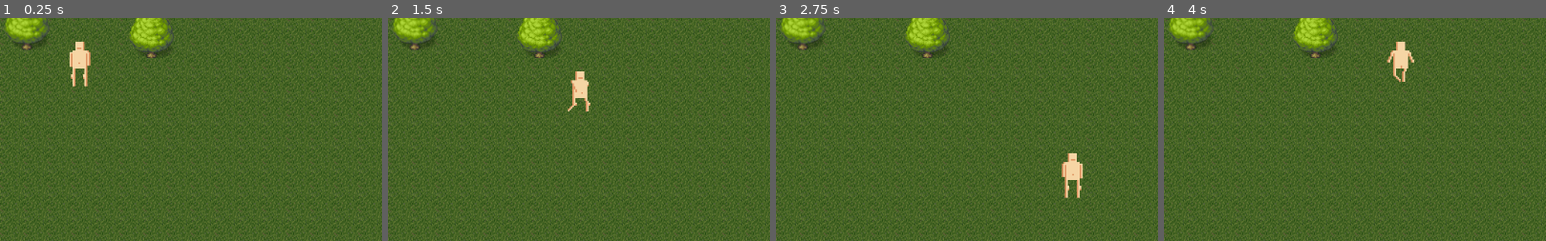
Above: before the commit, frames 1-4 (left to right).
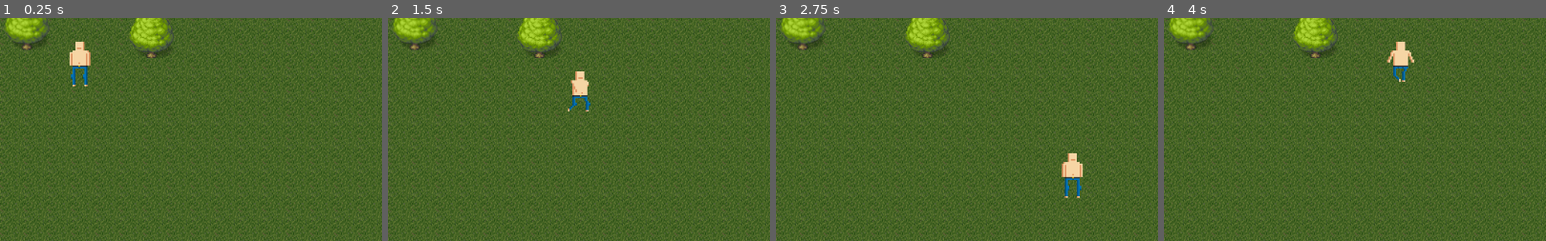
Above: after the commit, the same moments.

Repository: gvekan/ludum-dare-45
Game: Godot game, scene res://scenes/World.tscn
The game is run twice, just before and just after one commit, with the same random seed, the same clock (stepped at 60 frames per second) and the same inputs.
Inputs:
- Up to frame 1 (0.25 s): no input
- Up to frame 2 (1.5 s): tap Enter at 0.5 s; hold Right (ui_right) 0.53-1.28 s; hold Down (ui_down) from 1.28 s (still down)
- Up to frame 3 (2.75 s): release Down (ui_down) at 2.03 s; hold Right (ui_right) from 2.03 s (still down)
- Up to frame 4 (4 s): release Right (ui_right) at 2.78 s; hold Up (ui_up) 2.78-3.53 s; hold Left (ui_left) from 3.53 s (still down)
The pictures show only the part of the screen within x 38-88%, y 31-81%; the shares and areas given below are measured in that part.

The runs differ from the first frame. In frame 1, 0.2% of the frame differs, in the area x 18-23%, y 20-30%; in frame 2, 0.2%; in frame 3, 0.2%, in the area x 75-81%, y 70-80%; in frame 4, 0.2%.

Commit message:
Added the scene CharacterAnimation

Diff:
--- a/scenes/Characters/Character.gd
+++ b/scenes/Characters/Character.gd
@@ -2,10 +2,13 @@
 
 export var speed = 200
 
-
+var character_animations = []
 
 var is_f = true
 var is_l = true
+
+func _ready():
+	character_animations.append($CharacterAnimation)
 
 func move(x, y):
 	var animation = "still_f"
@@ -14,10 +17,6 @@
 		is_f = y > 0
 	if x != 0:
 		is_l = x < 0
-	if is_f:
-		get_node("Sprite").set_flip_h(!is_l)
-	else:
-		get_node("Sprite").set_flip_h(is_l)
 	if is_run:
 		if is_f:
 			animation = "run_f"
@@ -25,8 +24,12 @@
 			animation = "run_b"
 	elif not is_f:
 		animation = "still_b"
-
-	$AnimationPlayer.play(animation)
+	for ca in character_animations:
+		if is_f:
+			ca.set_flip_h(!is_l)
+		else:
+			ca.set_flip_h(is_l)
+		ca.get_node("AnimationPlayer").play(animation)
 	if is_run:
 		var velocity = Vector2(x, y).normalized() * speed
 		move_and_slide(velocity)
--- a/scenes/Characters/Character.tscn
+++ b/scenes/Characters/Character.tscn
@@ -1,95 +1,17 @@
-[gd_scene load_steps=8 format=2]
+[gd_scene load_steps=4 format=2]
 
 [ext_resource path="res://scenes/Characters/Character.gd" type="Script" id=1]
-[ext_resource path="res://assets/Naked man.png" type="Texture" id=2]
+[ext_resource path="res://scenes/Characters/CharacterAnimation.tscn" type="PackedScene" id=2]
 
-[sub_resource type="RectangleShape2D" id=6]
+[sub_resource type="RectangleShape2D" id=1]
 extents = Vector2( 10, 30 )
-
-[sub_resource type="Animation" id=7]
-resource_name = "run_b"
-length = 0.4
-loop = true
-tracks/0/type = "value"
-tracks/0/path = NodePath("Sprite:frame")
-tracks/0/interp = 1
-tracks/0/loop_wrap = true
-tracks/0/imported = false
-tracks/0/enabled = true
-tracks/0/keys = {
-"times": PoolRealArray( 0.00254763, 0.1, 0.2, 0.3 ),
-"transitions": PoolRealArray( 1, 1, 1, 1 ),
-"update": 1,
-"values": [ 5, 6, 5, 7 ]
-}
-
-[sub_resource type="Animation" id=8]
-resource_name = "run_f"
-length = 0.4
-loop = true
-tracks/0/type = "value"
-tracks/0/path = NodePath("Sprite:frame")
-tracks/0/interp = 1
-tracks/0/loop_wrap = true
-tracks/0/imported = false
-tracks/0/enabled = true
-tracks/0/keys = {
-"times": PoolRealArray( 0, 0.1, 0.2, 0.3 ),
-"transitions": PoolRealArray( 1, 1, 1, 1 ),
-"update": 1,
-"values": [ 1, 2, 1, 3 ]
-}
-
-[sub_resource type="Animation" id=9]
-resource_name = "still_b"
-length = 0.4
-loop = true
-tracks/0/type = "value"
-tracks/0/path = NodePath("Sprite:frame")
-tracks/0/interp = 1
-tracks/0/loop_wrap = true
-tracks/0/imported = false
-tracks/0/enabled = true
-tracks/0/keys = {
-"times": PoolRealArray( 0.0129827, 0.2 ),
-"transitions": PoolRealArray( 1, 1 ),
-"update": 1,
-"values": [ 4, 5 ]
-}
-
-[sub_resource type="Animation" id=10]
-resource_name = "still_f"
-length = 0.4
-tracks/0/type = "value"
-tracks/0/path = NodePath("Sprite:frame")
-tracks/0/interp = 1
-tracks/0/loop_wrap = true
-tracks/0/imported = false
-tracks/0/enabled = true
-tracks/0/keys = {
-"times": PoolRealArray( 0.0134773, 0.2 ),
-"transitions": PoolRealArray( 1, 1 ),
-"update": 1,
-"values": [ 0, 1 ]
-}
 
 [node name="Character" type="KinematicBody2D"]
 position = Vector2( 495, 247 )
 script = ExtResource( 1 )
 
-[node name="Sprite" type="Sprite" parent="."]
-scale = Vector2( 2, 2 )
-texture = ExtResource( 2 )
-vframes = 4
-hframes = 2
-frame = 5
-
 [node name="CollisionShape2D" type="CollisionShape2D" parent="."]
 position = Vector2( 0, 2 )
-shape = SubResource( 6 )
+shape = SubResource( 1 )
 
-[node name="AnimationPlayer" type="AnimationPlayer" parent="."]
-anims/run_b = SubResource( 7 )
-anims/run_f = SubResource( 8 )
-anims/still_b = SubResource( 9 )
-anims/still_f = SubResource( 10 )
+[node name="CharacterAnimation" parent="." instance=ExtResource( 2 )]
--- /dev/null
+++ b/scenes/Characters/CharacterAnimation.tscn
@@ -0,0 +1,83 @@
+[gd_scene load_steps=6 format=2]
+
+[ext_resource path="res://assets/characters/naked-man.png" type="Texture" id=1]
+
+[sub_resource type="Animation" id=1]
+resource_name = "run_b"
+length = 0.4
+tracks/0/type = "value"
+tracks/0/path = NodePath(".:frame")
+tracks/0/interp = 1
+tracks/0/loop_wrap = true
+tracks/0/imported = false
+tracks/0/enabled = true
+tracks/0/keys = {
+"times": PoolRealArray( 0.0181059, 0.1, 0.2, 0.3 ),
+"transitions": PoolRealArray( 1, 1, 1, 1 ),
+"update": 1,
+"values": [ 5, 6, 5, 7 ]
+}
+
+[sub_resource type="Animation" id=2]
+resource_name = "run_f"
+length = 0.4
+loop = true
+tracks/0/type = "value"
+tracks/0/path = NodePath(".:frame")
+tracks/0/interp = 1
+tracks/0/loop_wrap = true
+tracks/0/imported = false
+tracks/0/enabled = true
+tracks/0/keys = {
+"times": PoolRealArray( 0.00634204, 0.1, 0.2, 0.3 ),
+"transitions": PoolRealArray( 1, 1, 1, 1 ),
+"update": 1,
+"values": [ 1, 2, 1, 3 ]
+}
+
+[sub_resource type="Animation" id=3]
+resource_name = "still_b"
+length = 0.4
+loop = true
+tracks/0/type = "value"
+tracks/0/path = NodePath(".:frame")
+tracks/0/interp = 1
+tracks/0/loop_wrap = true
+tracks/0/imported = false
+tracks/0/enabled = true
+tracks/0/keys = {
+"times": PoolRealArray( 0.0131973, 0.2 ),
+"transitions": PoolRealArray( 1, 1 ),
+"update": 1,
+"values": [ 4, 5 ]
+}
+
+[sub_resource type="Animation" id=4]
+resource_name = "still_f"
+length = 0.4
+loop = true
+tracks/0/type = "value"
+tracks/0/path = NodePath(".:frame")
+tracks/0/interp = 1
+tracks/0/loop_wrap = true
+tracks/0/imported = false
+tracks/0/enabled = true
+tracks/0/keys = {
+"times": PoolRealArray( 0, 0.2 ),
+"transitions": PoolRealArray( 1, 1 ),
+"update": 1,
+"values": [ 0, 1 ]
+}
+
+[node name="CharacterAnimation" type="Sprite"]
+scale = Vector2( 2, 2 )
+texture = ExtResource( 1 )
+vframes = 4
+hframes = 2
+frame = 7
+
+[node name="AnimationPlayer" type="AnimationPlayer" parent="."]
+anims/run_b = SubResource( 1 )
+anims/run_f = SubResource( 2 )
+anims/still_b = SubResource( 3 )
+anims/still_f = SubResource( 4 )
--- a/scenes/Characters/Player/Player.gd
+++ b/scenes/Characters/Player/Player.gd
@@ -2,6 +2,10 @@
 
 var last_horizontal_input = ""
 var last_vertical_input = ""
+
+
+func _ready():
+	character_animations.append($Legs)
 
 # Called every frame. 'delta' is the elapsed time since the previous frame.
 func _physics_process(delta):
--- a/scenes/Characters/Player/Player.tscn
+++ b/scenes/Characters/Player/Player.tscn
@@ -1,10 +1,12 @@
-[gd_scene load_steps=3 format=2]
+[gd_scene load_steps=5 format=2]
 
 [ext_resource path="res://scenes/Characters/Character.tscn" type="PackedScene" id=1]
 [ext_resource path="res://scenes/Characters/Player/Player.gd" type="Script" id=2]
+[ext_resource path="res://scenes/Characters/CharacterAnimation.tscn" type="PackedScene" id=3]
+[ext_resource path="res://assets/characters/jeans-legs.png" type="Texture" id=4]
 
 [node name="Player" instance=ExtResource( 1 )]
 script = ExtResource( 2 )
 
-[node name="Sprite" parent="." index="0"]
-frame = 6
+[node name="Legs" parent="." index="2" instance=ExtResource( 3 )]
+texture = ExtResource( 4 )
Binary file removed: assets/Naked man.png
Not shown, removed: assets/Naked man.png.import
Not shown, removed: assets/characters/healer_f.png.import
Binary file removed: assets/characters/healer_m.png
Not shown, removed: assets/characters/healer_m.png.import
Binary file added: assets/characters/jeans-legs.png
Not shown, changed: assets/characters/jeans-legs.png.import
Binary file removed: assets/characters/mage_f.png
Not shown, removed: assets/characters/mage_f.png.import
Binary file removed: assets/characters/mage_m.png
Binary file added: assets/characters/naked-man.png
Not shown, changed: assets/characters/naked-man.png.import
(and 21 more such lines)
